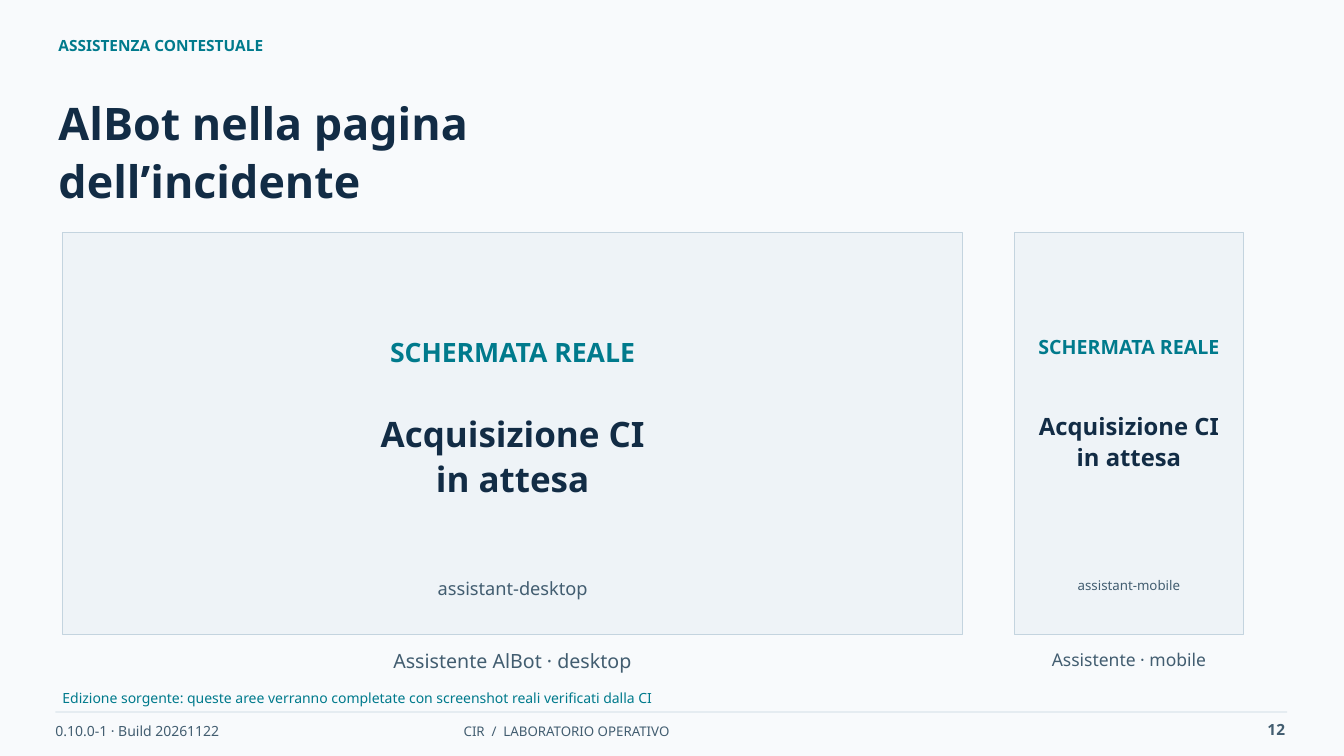
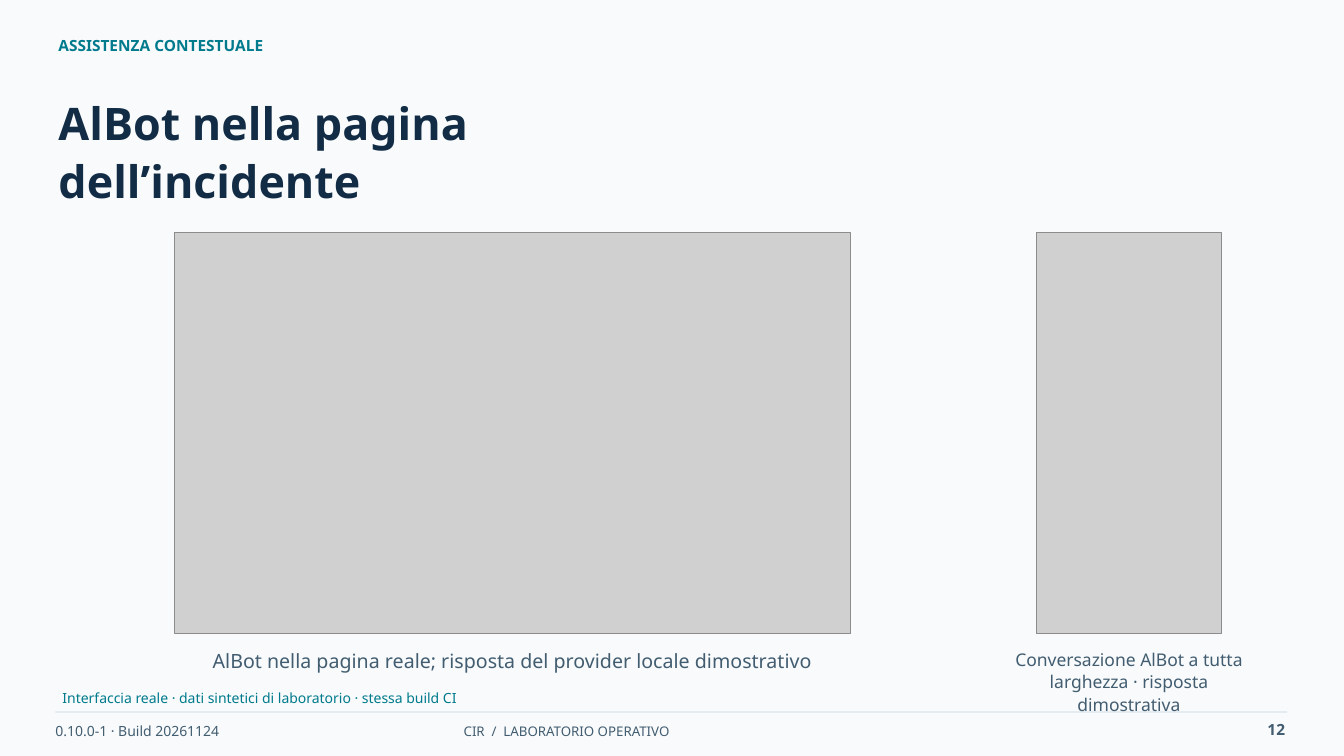
Before and after one commit to desalvo/cybersecurity-incident-registry, a slide deck: slide 12 of docs/presentation/CIR_Operational_Training_IT.pptx. Drawn at 1344x756 pixels with LibreOffice and Linux fonts; fonts in the diff are those of the drawing; grey boxes stand for pictures. Boxes give left, top, right and bottom in pixels: in the first picture for what was removed or moved away, otherwise in the second. Text is boxed around its words. In the diff, an @@ line names an element or a change of style, - is before the commit and + after.

```diff
--- a/docs/presentation/CIR_Operational_Training_IT.pptx
+++ b/docs/presentation/CIR_Operational_Training_IT.pptx
@@ rectangle removed at [63, 233, 963, 634] @@
@@ picture added at [174, 233, 850, 634] @@
@@ rectangle removed at [1014, 233, 1244, 634] @@
@@ picture added at [1036, 233, 1222, 634] @@
@@ text removed at [1038, 339, 1220, 355] @@
-SCHERMATA REALE
@@ text removed at [1039, 417, 1218, 467] @@
-Acquisizione CI
-in attesa
@@ text removed at [381, 420, 645, 493] @@
-Acquisizione CI
-in attesa
@@ text removed at [438, 581, 588, 600] @@
-assistant-desktop
@@ text removed at [1078, 580, 1180, 590] @@
-assistant-mobile
@@ text at [213, 653, 811, 673]: text changed; size 19 to 14 pt; text colour #007A8C to #425D70; bold off @@
-SCHERMATA REALE
+AlBot nella pagina reale; risposta del provider locale dimostrativo
@@ text removed at [393, 653, 631, 673] @@
-Assistente AlBot · desktop
@@ text at [1015, 652, 1243, 712]: text changed @@
-Assistente · mobile
+Conversazione AlBot a tutta larghezza · risposta dimostrativa
@@ text at [62, 692, 457, 703]: text changed @@
-Edizione sorgente: queste aree verranno completate con screenshot reali verificati dalla CI
+Interfaccia reale · dati sintetici di laboratorio · stessa build CI
@@ text at [55, 725, 219, 736]: text changed @@
-0.10.0-1 · Build 20261122
+0.10.0-1 · Build 20261124
```
Also in this commit, not shown: 33 other slides changed, 37 other files.
